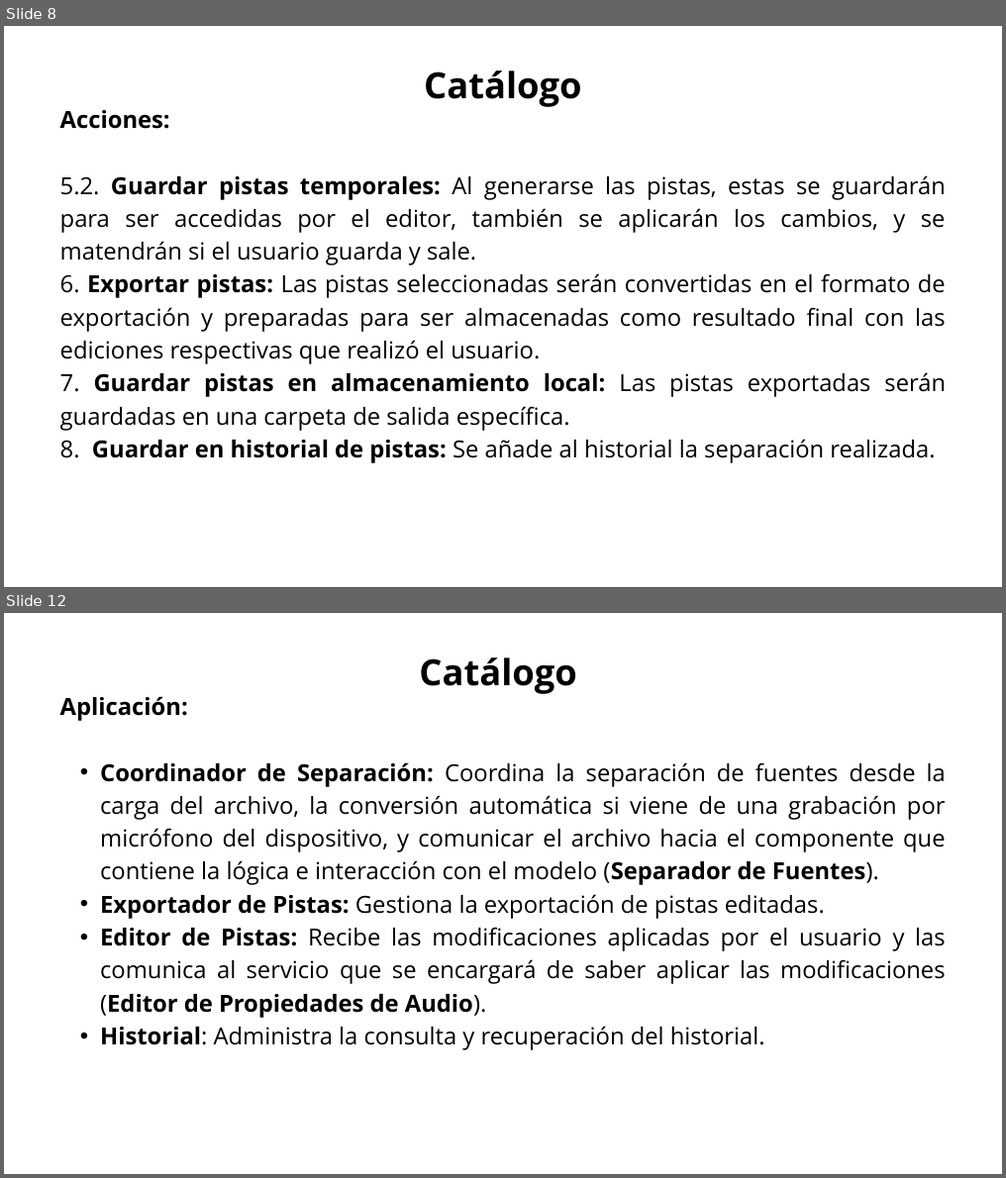
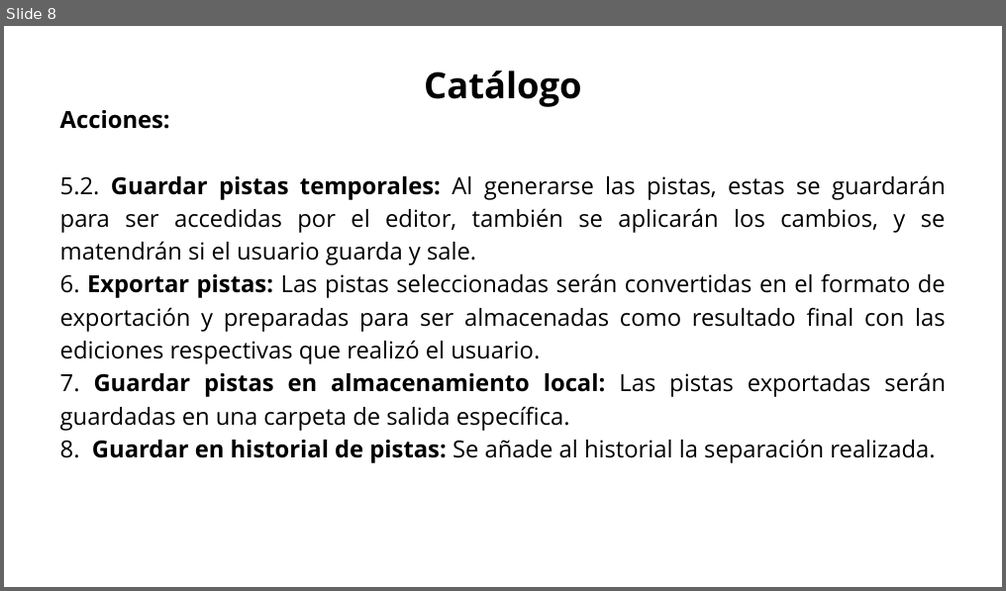
Before and after one commit to Jucer74/SoftwareArchitecture, a slide deck: Project/Views/SistemaSeparacionAudio.views.pptx. Shown one above the other, each under a label of ours: slides 8 and 12 before the commit, slide 8 after it; the slides between them are not shown. The pictures are 1006x1178 and 1006x591 pixels, drawn with LibreOffice and Linux fonts; fonts in the diff are those of the drawing. Boxes give left, top, right and bottom in pixels: in the first picture for what was removed or moved away, otherwise in the second. Text is boxed around its words. In the diff, an @@ line names an element or a change of style, - is before the commit and + after.

```diff
--- a/Project/Views/SistemaSeparacionAudio.views.pptx
+++ b/Project/Views/SistemaSeparacionAudio.views.pptx
@@ slide 12 removed at (4, 613, 1002, 1174), background #FFFFFF @@
@@ text removed at (419, 658, 577, 694) @@
-Catálogo
@@ text removed at (60, 696, 945, 1051) @@
-Aplicación:
-  • Coordinador de Separación: Coordina la separación de fuentes desde la carga del archivo, la conversión automática si viene de una grabación por micrófono del dispositivo, y comunicar el archivo hacia el componente que contiene la lógica e interacción con el modelo (Separador de Fuentes).
-  • Exportador de Pistas: Gestiona la exportación de pistas editadas.
-  • Editor de Pistas: Recibe las modificaciones aplicadas por el usuario y las comunica al servicio que se encargará de saber aplicar las modificaciones (Editor de Propiedades de Audio).
-  • Historial: Administra la consulta y recuperación del historial.
```
Also in this commit, not shown: 10 slides changed, 7 slides added, 4 other slides removed.
